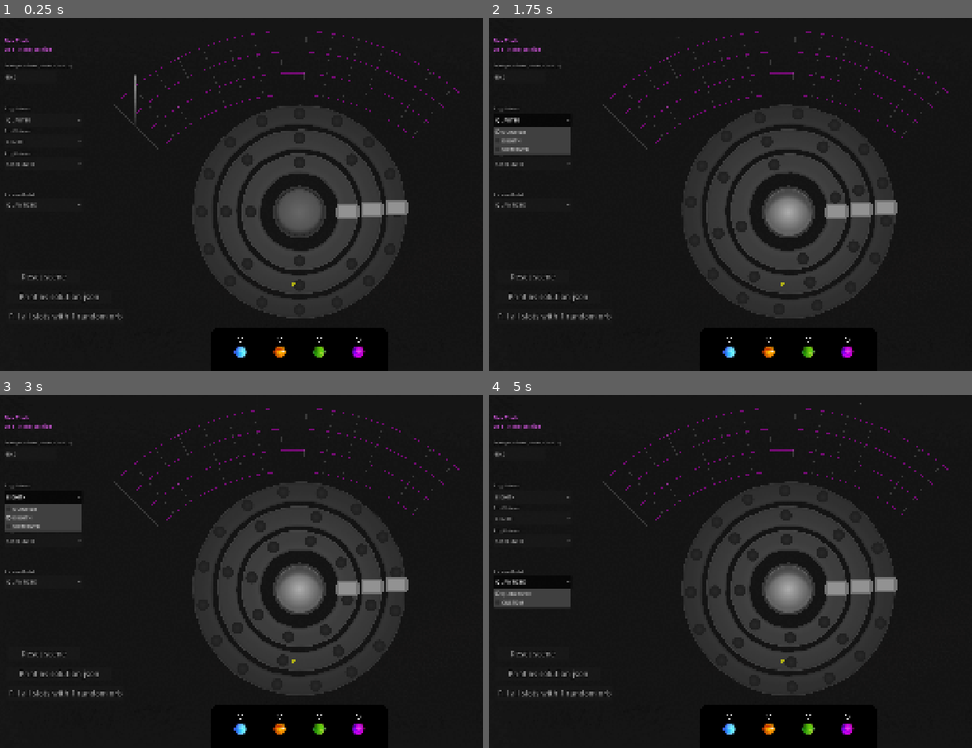
Above: before the commit, frames 1-4 (two rows, left to right).
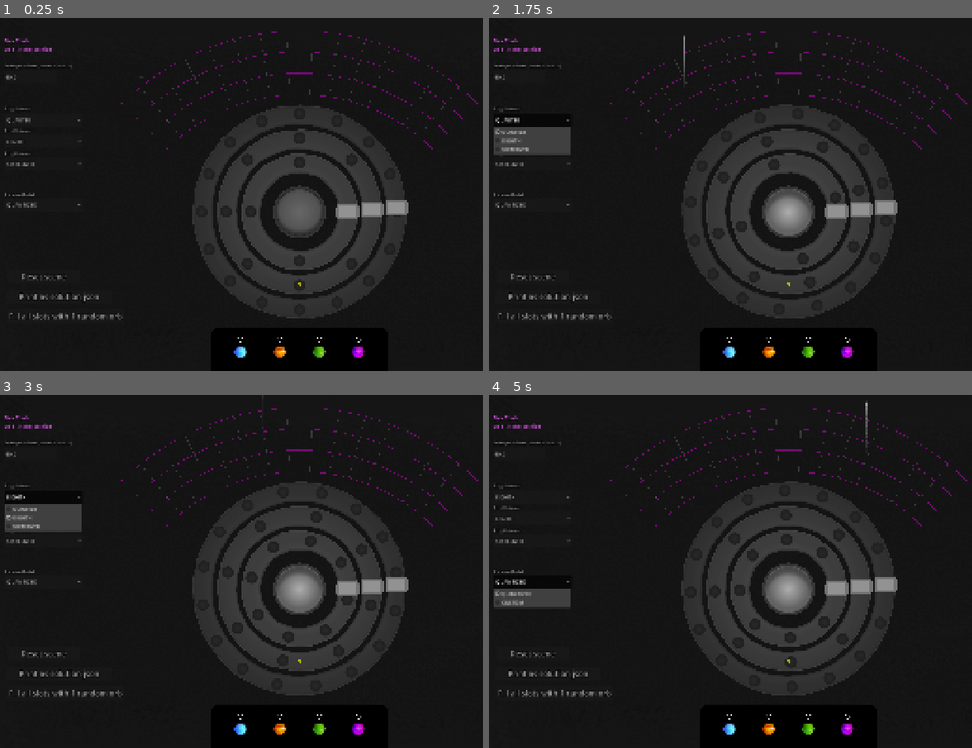
Above: after the commit, the same moments.

Repository: Senzameta-Games/igcc-jam-2026
Game: Godot game, scene res://core/main.tscn
The game is run twice, just before and just after one commit, with the same random seed, the same clock (stepped at 60 frames per second) and the same inputs.
Inputs (mouse positions are in pixels of both pictures, inside the frame that each line leads up to):
- Up to frame 1 (0.25 s): no input
- Up to frame 2 (1.75 s): click (788, 212) at 0.5 s; click "QUARTER" at 1.25 s
- Up to frame 3 (3 s): click "EIGHTH" at 2 s; click "EIGHTH" at 2.75 s
- Up to frame 4 (5 s): click "SIXTEENTH" at 3.5 s; click "QUANTIZED" at 4.25 s

The runs differ from the first frame. In frame 1, 1.2% of the frame differs, in the area x 23-100%, y 3-76%; in frame 2, 1.1%; in frame 3, 1.1%; in frame 4, 1.2%.

Commit message:
centering the piano roll with the sequencer

Diff:
--- a/core/entities/sequencer/sequencer.tscn
+++ b/core/entities/sequencer/sequencer.tscn
@@ -63,7 +63,7 @@
 fan_radius_inner = 580.0
 fan_radius_outer = 775.0
 fan_angle_span = 90.0
-fan_origin = Vector2(480, 750)
+fan_origin = Vector2(500, 750)
 
 [node name="Tray" parent="." unique_id=1395979546 instance=ExtResource("8_rlxeh")]
 position = Vector2(960, 1068)
